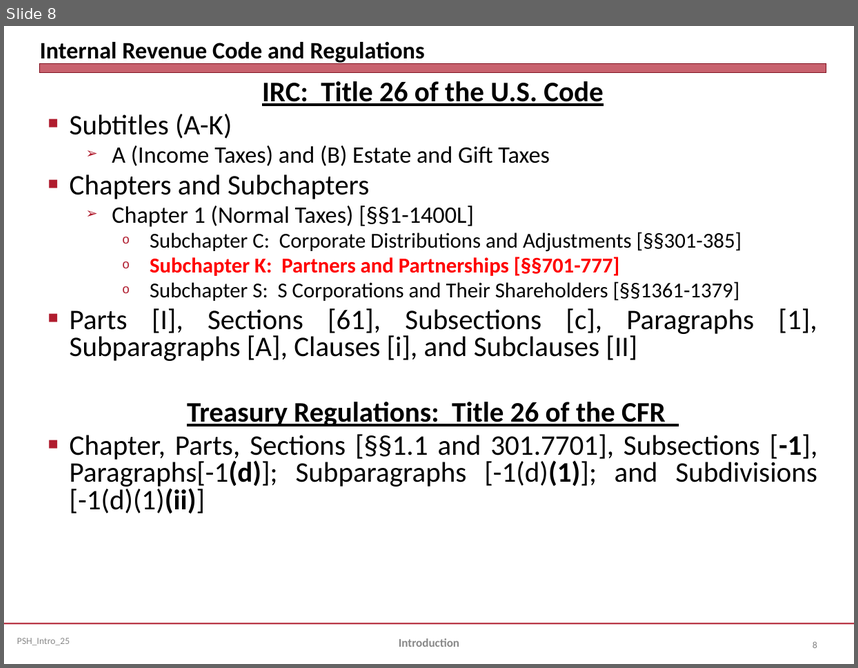
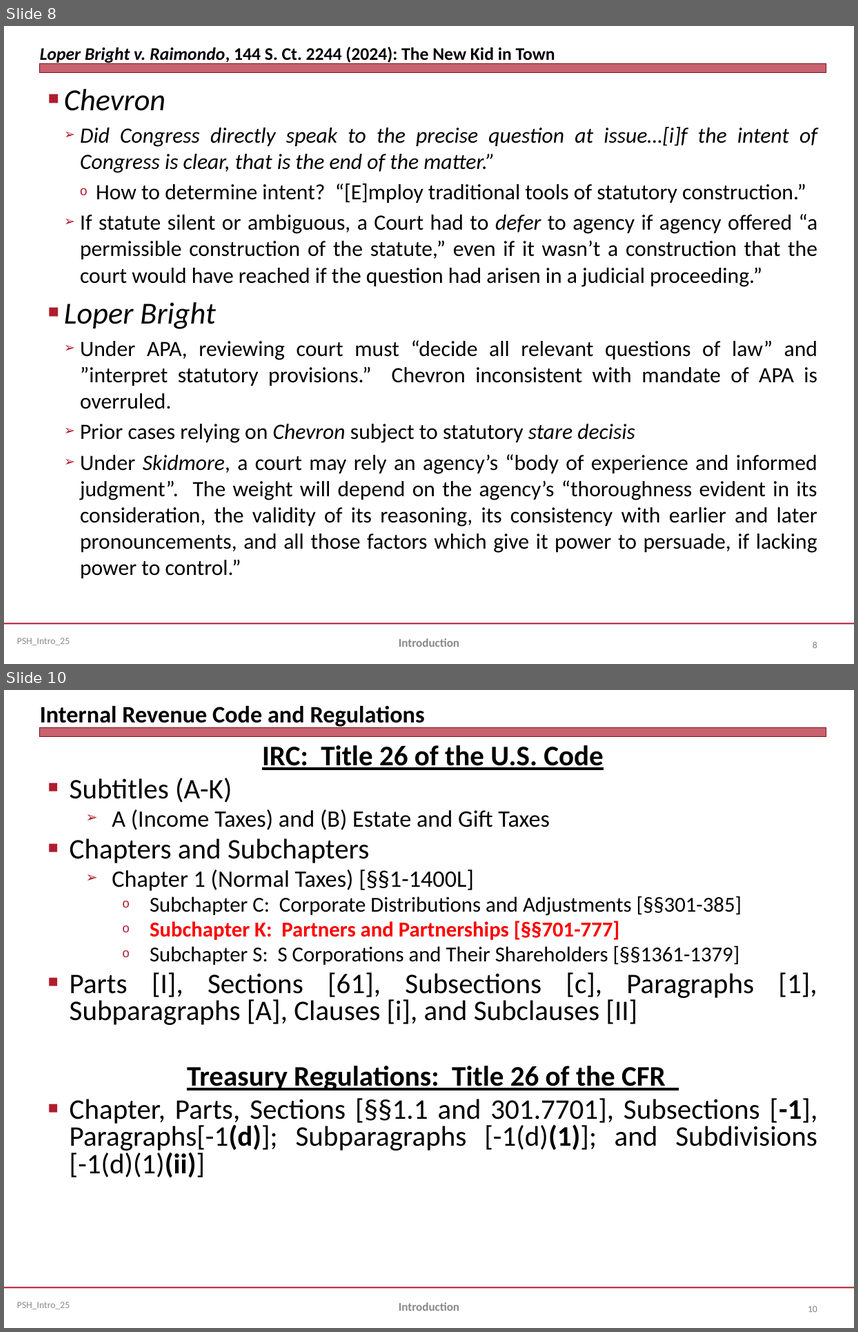
Before and after one commit to jmc877/Partnership-Tax, a slide deck: slides/PSH_Introduction_25.pptx. Shown one above the other, each under a label of ours: slide 8 before the commit, slides 8 and 10 after it; the slides between them are not shown. The pictures are 858x668 and 858x1332 pixels, drawn with LibreOffice and Linux fonts; fonts in the diff are those of the drawing. Boxes give left, top, right and bottom in pixels: in the first picture for what was removed or moved away, otherwise in the second. Text is boxed around its words. In the diff, an @@ line names an element or a change of style, - is before the commit and + after.

```diff
--- a/slides/PSH_Introduction_25.pptx
+++ b/slides/PSH_Introduction_25.pptx
@@ slide 8 added at (x1=4, y1=26, x2=854, y2=664), background #FFFFFF; not listed: 3 template elements that a slide beside it also shows @@
@@ title added at (x1=40, y1=47, x2=555, y2=64), 15 pt, text #000000, bold @@
+Loper Bright v. Raimondo, 144 S. Ct. 2244 (2024): The New Kid in Town
@@ text added at (x1=64, y1=89, x2=818, y2=578), 18.5 pt, text #000000 @@
+■ Chevron
+  ➢ Did Congress directly speak to the precise question at issue…[i]f the intent of Congress is clear, that is the end of the matter.”
+    o How to determine intent? “[E]mploy traditional tools of statutory construction.”
+  ➢ If statute silent or ambiguous, a Court had to defer to agency if agency offered “a permissible construction of the statute,” even if it wasn’t a construction that the court would have reached if the question had arisen in a judicial proceeding.”
+■ Loper Bright
+  ➢ Under APA, reviewing court must “decide all relevant questions of law” and ”interpret statutory provisions.” Chevron inconsistent with mandate of APA is overruled.
+  ➢ Prior cases relying on Chevron subject to statutory stare decisis
+  ➢ Under Skidmore, a court may rely an agency’s “body of experience and informed judgment”. The weight will depend on the agency’s “thoroughness evident in its consideration, the validity of its reasoning, its consistency with earlier and later pronouncements, and all those factors which give it power to persuade, if lacking power to control.”
@@ text added at (x1=399, y1=638, x2=459, y2=646), 10 pt, text #898989, bold @@
+Introduction
@@ page number added at (x1=813, y1=641, x2=818, y2=648), 8 pt, text #808080 @@
+8
@@ what was slide 8 is now slide 10 @@
@@ page number at (x1=808, y1=1305, x2=818, y2=1312): text changed @@
-8
+10
```
Also in this commit, not shown: 5 slides changed, 1 other slide added, 1 other file.
